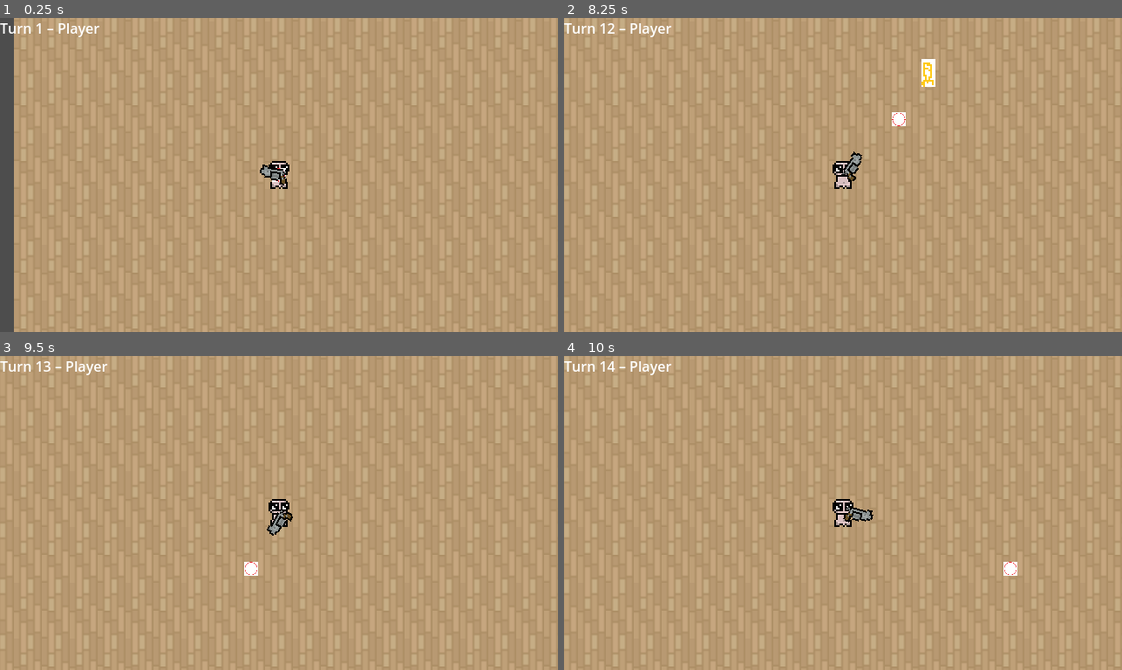
Above: before the commit, frames 1-4 (two rows, left to right).
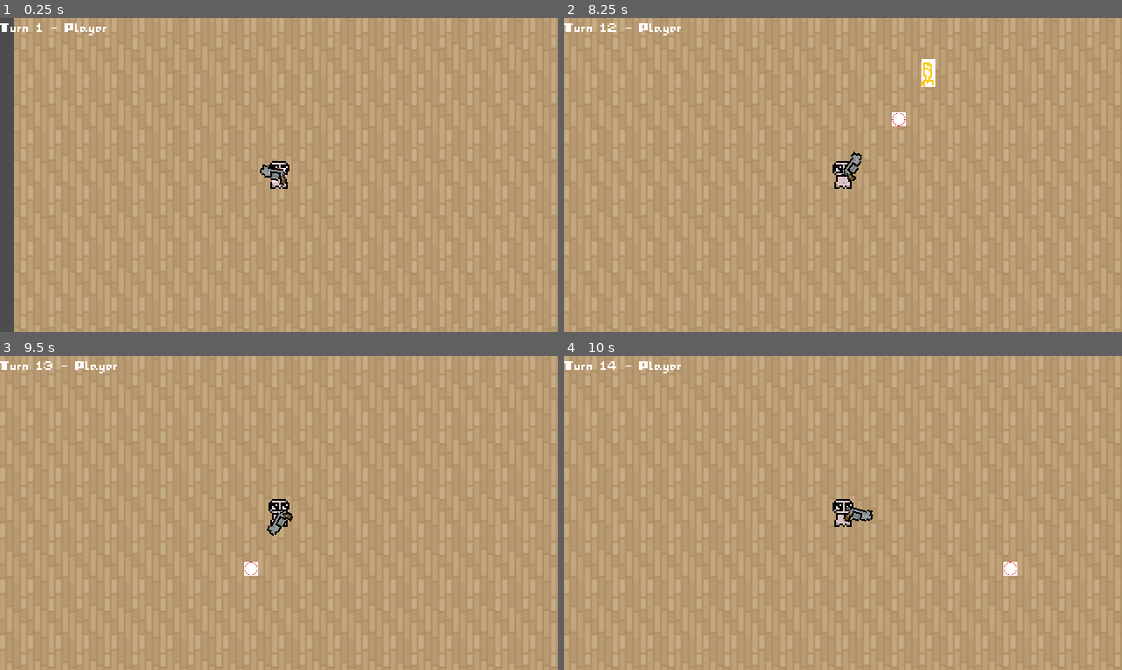
Above: after the commit, the same moments.

Repository: kernel00ps/Fauxtelja
Game: Godot game, scene res://scenes/main_scene.tscn
The game is run twice, just before and just after one commit, with the same random seed, the same clock (stepped at 60 frames per second) and the same inputs.
Inputs (mouse positions are in pixels of both pictures, inside the frame that each line leads up to):
- Up to frame 1 (0.25 s): no input
- Up to frame 2 (8.25 s): tap Enter at 0.5, 2, 3.5 s; move the mouse to (965, 159) at 0.52 s; click (965, 159) at 0.67 s; tap Space at 1.25, 2.75, 4.25 s; move the mouse to (731, 190) at 1.27 s; click (731, 190) at 1.42 s; move the mouse to (898, 105) at 2.02 s; click (898, 105) at 2.17 s; move the mouse to (815, 237) at 2.77 s; click (815, 237) at 2.92 s; move the mouse to (1010, 222) at 3.52 s; click (1010, 222) at 3.67 s; move the mouse to (675, 127) at 4.27 s; click (675, 127) at 4.42 s; move the mouse to (870, 175) at 5.02 s; click (870, 175) at 5.17 s; move the mouse to (759, 96) at 5.77 s; click (759, 96) at 5.92 s; move the mouse to (965, 159) at 6.52 s; click (965, 159) at 6.67 s; move the mouse to (731, 190) at 7.27 s; click (731, 190) at 7.42 s; move the mouse to (898, 105) at 8.02 s; click (898, 105) at 8.17 s
- Up to frame 3 (9.5 s): move the mouse to (251, 575) at 8.77 s; click (251, 575) at 8.92 s
- Up to frame 4 (10 s): move the mouse to (1010, 560) at 9.52 s; click (1010, 560) at 9.67 s

The runs differ from the first frame. In frame 1, 0.3% of the frame differs, in the area x 0-20%, y 1-7%; in frame 2, 0.3%, in the area x 0-21%, y 1-7%; in frame 3, 0.3%; in frame 4, 0.3%.

Commit message:
Changed default font

Diff:
--- a/skcgamejam2025/project.godot
+++ b/skcgamejam2025/project.godot
@@ -26,6 +26,10 @@
 window/size/viewport_height=360
 window/stretch/mode="viewport"
 window/stretch/aspect="expand"
+
+[gui]
+
+theme/custom_font="uid://wluvnk8upse1"
 
 [input]
 
--- a/skcgamejam2025/scenes/player.tscn
+++ b/skcgamejam2025/scenes/player.tscn
@@ -46,22 +46,6 @@
 "times": PackedFloat32Array(0)
 }
 
-[sub_resource type="Animation" id="Animation_g2els"]
-resource_name = "shoot"
-length = 0.5
-tracks/0/type = "value"
-tracks/0/imported = false
-tracks/0/enabled = true
-tracks/0/path = NodePath("Sprite2D:rotation")
-tracks/0/interp = 1
-tracks/0/loop_wrap = true
-tracks/0/keys = {
-"times": PackedFloat32Array(0, 0.5),
-"transitions": PackedFloat32Array(1, 1),
-"update": 0,
-"values": [0.0, 6.28319]
-}
-
 [sub_resource type="Animation" id="Animation_dqkch"]
 resource_name = "shake"
 length = 0.1
@@ -86,6 +70,22 @@
 "handle_modes": PackedInt32Array(0, 0, 0),
 "points": PackedFloat32Array(0, -0.25, 0, 0.25, 0, -3, -0.25, 0, 0.25, 0, 2, -0.05, 0, 0.05, 0),
 "times": PackedFloat32Array(0, 0.05, 0.1)
+}
+
+[sub_resource type="Animation" id="Animation_g2els"]
+resource_name = "shoot"
+length = 0.5
+tracks/0/type = "value"
+tracks/0/imported = false
+tracks/0/enabled = true
+tracks/0/path = NodePath("Sprite2D:rotation")
+tracks/0/interp = 1
+tracks/0/loop_wrap = true
+tracks/0/keys = {
+"times": PackedFloat32Array(0, 0.5),
+"transitions": PackedFloat32Array(1, 1),
+"update": 0,
+"values": [0.0, 6.28319]
 }
 
 [sub_resource type="AnimationLibrary" id="AnimationLibrary_dqkch"]
Not shown, added: skcgamejam2025/assets/I-pixel-u.ttf.import
Not shown, added: skcgamejam2025/assets/indicators_16x16.png.import
Not shown, added: skcgamejam2025/assets/minion_shonja_16x16.png.import
